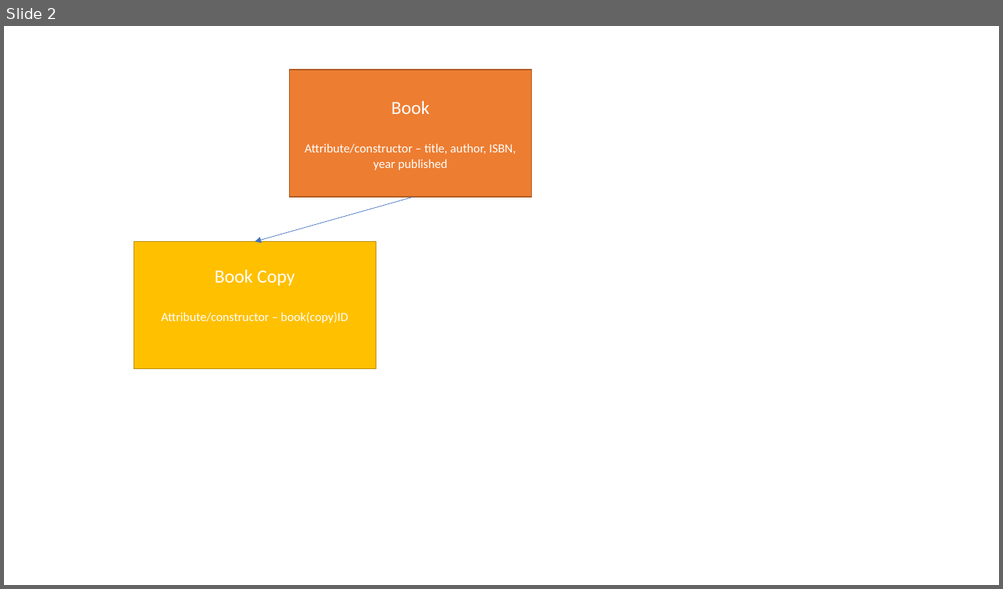
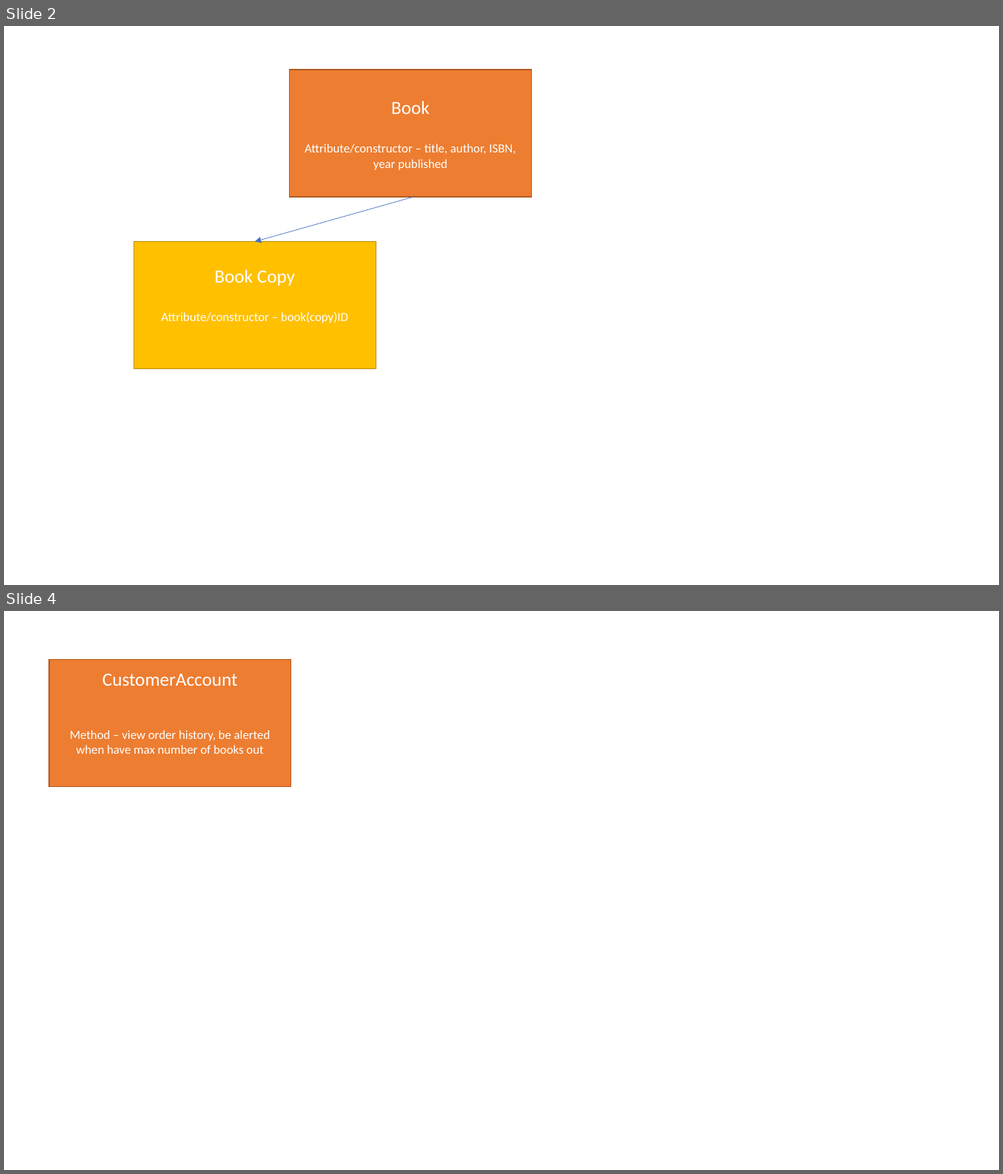
Before and after one commit to sarahrainbow/Bookworms, a slide deck: LibraryAppClasses-FE.pptx. Shown one above the other, each under a label of ours: slide 2 before the commit, slides 2 and 4 after it; the slides between them are not shown. The pictures are 1003x589 and 1003x1174 pixels, drawn with LibreOffice and Linux fonts; fonts in the diff are those of the drawing. Boxes give left, top, right and bottom in pixels: in the first picture for what was removed or moved away, otherwise in the second. Text is boxed around its words. In the diff, an @@ line names an element or a change of style, - is before the commit and + after.

```diff
--- a/LibraryAppClasses-FE.pptx
+++ b/LibraryAppClasses-FE.pptx
@@ slide 4 added at <box>4,611,999,1170</box>, background #FFFFFF @@
@@ rectangle added at <box>48,660,290,787</box>, fill #ED7D31, outline #AF5C24 1 pt, 12 pt, text #FFFFFF @@
+CustomerAccount
+Method – view order history, be alerted when have max number of books out
```
Also in this commit, not shown: 1 slide changed, 1 other slide added, 1 slide removed.
